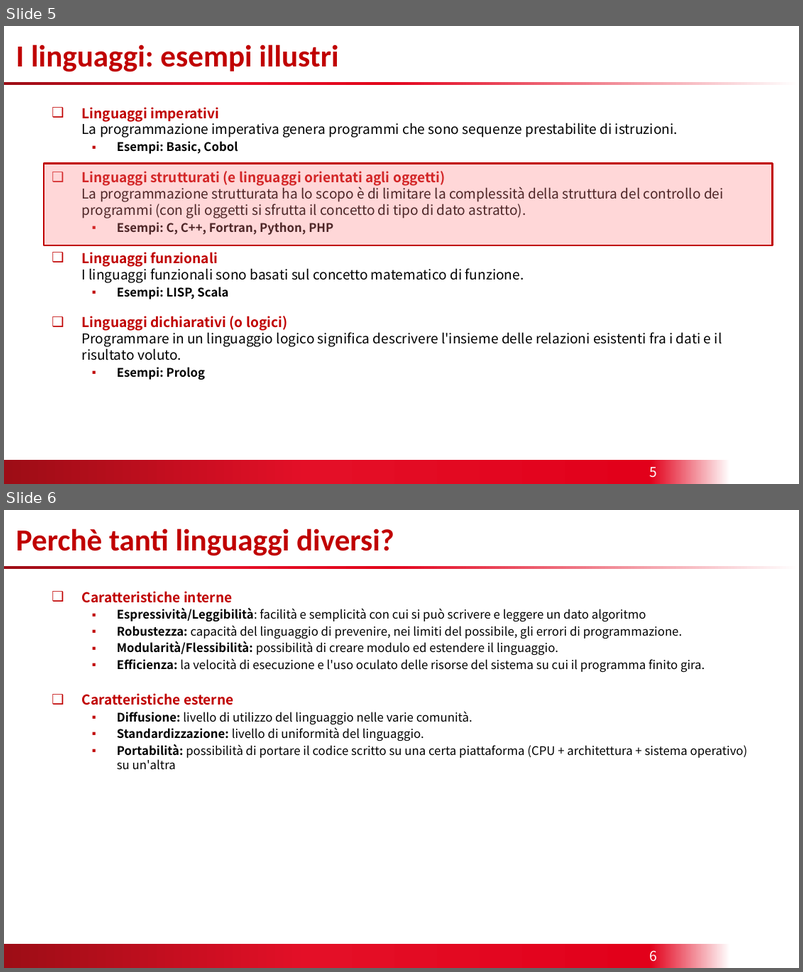
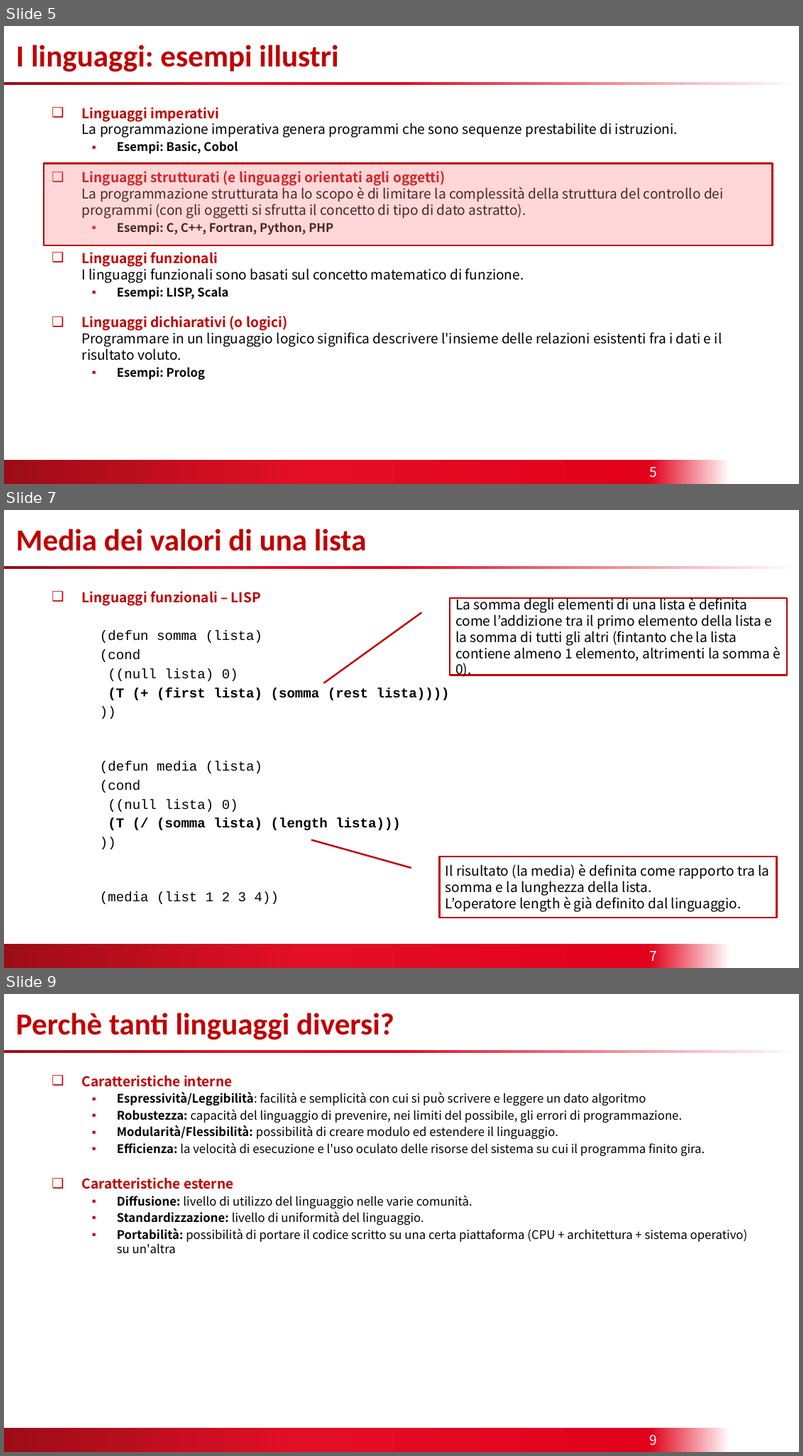
Before and after one commit to biancini/Esercizi-ITS, a slide deck: Sviluppo Software.pptx. Shown one above the other, each under a label of ours: slides 5 and 6 before the commit, slides 5, 7 and 9 after it; the slides between them are not shown. The pictures are 803x972 and 803x1456 pixels, drawn with LibreOffice and Linux fonts; fonts in the diff are those of the drawing; background and template pictures are left out. Boxes give left, top, right and bottom in pixels: in the first picture for what was removed or moved away, otherwise in the second. Text is boxed around its words. In the diff, an @@ line names an element or a change of style, - is before the commit and + after.

```diff
--- a/Sviluppo Software.pptx
+++ b/Sviluppo Software.pptx
@@ slide 7 added at [4,510,799,968], background #FFFFFF; not listed: 2 template elements that a slide beside it also shows @@
@@ title added at [16,528,367,551], 36 pt, text #C00000, bold @@
+Media dei valori di una lista
@@ text added at [82,591,450,904], 16 pt, text #000000 @@
+❑ Linguaggi funzionali – LISP
+(defun somma (lista)
+(cond
+((null lista) 0)
+(T (+ (first lista) (somma (rest lista))))
+))
+(defun media (lista)
+(cond
+((null lista) 0)
+(T (/ (somma lista) (length lista)))
+))
+(media (list 1 2 3 4))
@@ border callout added at [450,598,787,675], outline #C00000 2 pt, 16 pt, text #000000 @@
+La somma degli elementi di una lista è definita come l’addizione tra il primo elemento della lista e la somma di tutti gli altri (fintanto che la lista contiene almeno 1 elemento, altrimenti la somma è 0).
@@ border callout added at [440,856,777,918], outline #C00000 2 pt, 16 pt, text #000000 @@
+Il risultato (la media) è definita come rapporto tra la somma e la lunghezza della lista.
+L’operatore length è già definito dal linguaggio.
@@ page number added at [650,951,658,961], 16 pt, text #FFFFFF @@
+7
@@ what was slide 6 is now slide 9 @@
@@ page number at [650,1435,658,1445]: text changed @@
-6
+9
```
Also in this commit, not shown: 2 other slides added.
